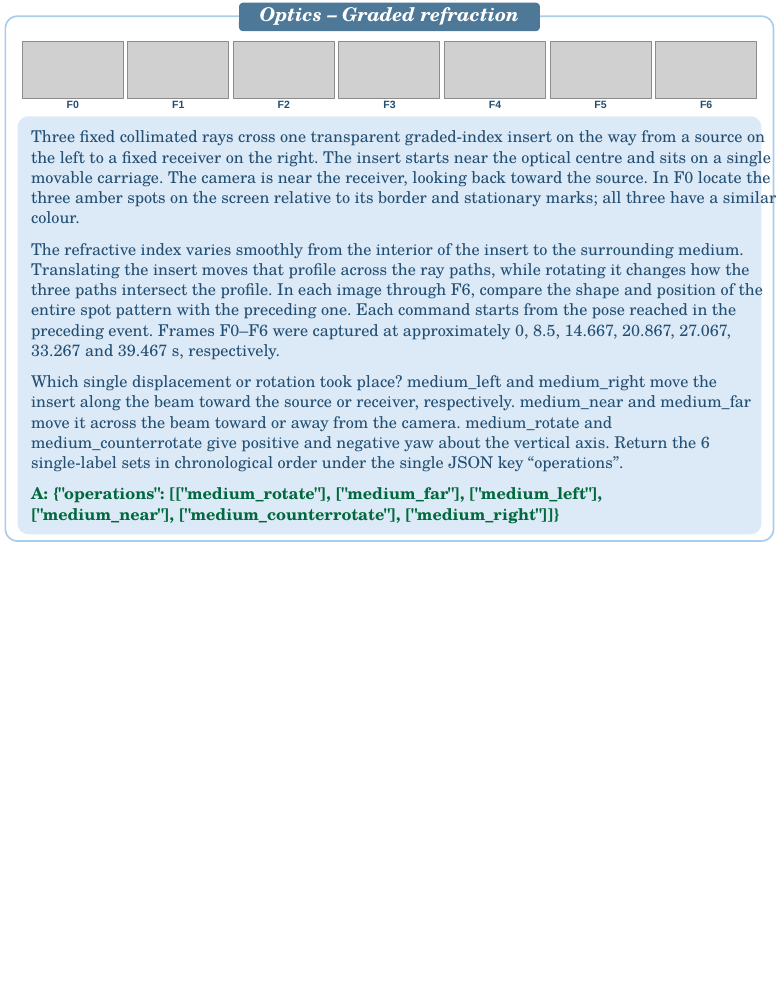
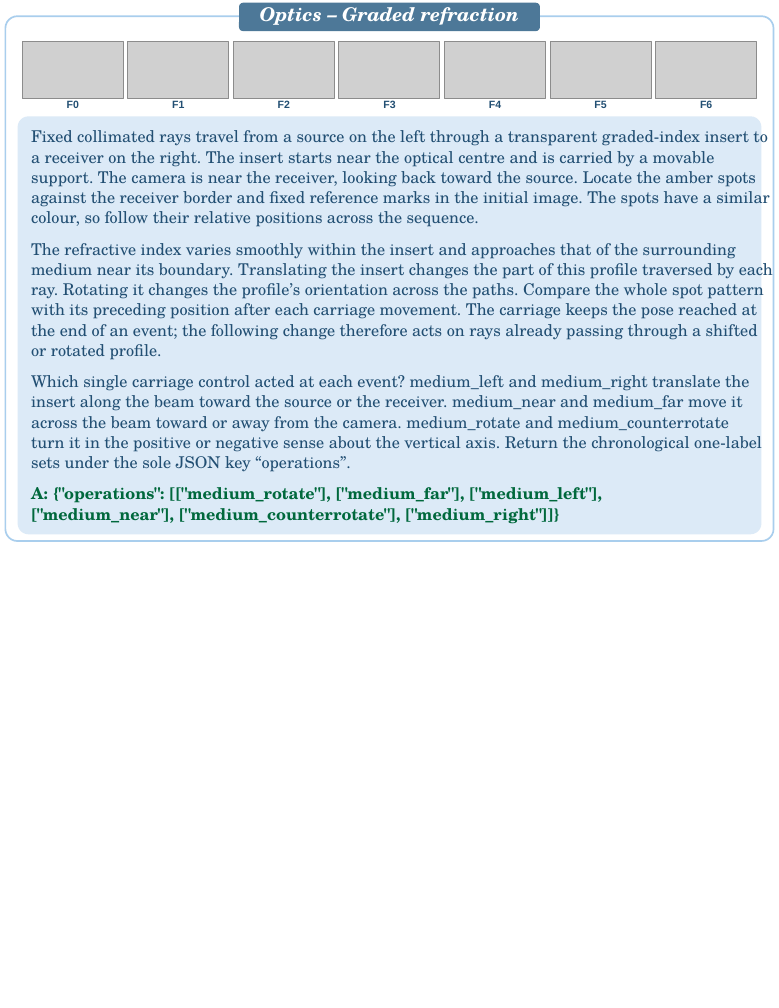
Before and after one commit to PIER-Lab/CaveBench, a slide deck: slide 19 of docs/assets/cases/CaveBench_Case_Studies.pptx. Drawn at 779x1008 pixels with LibreOffice and Linux fonts; fonts in the diff are those of the drawing; grey boxes stand for pictures. Boxes give left, top, right and bottom in pixels: in the first picture for what was removed or moved away, otherwise in the second. Text is boxed around its words. In the diff, an @@ line names an element or a change of style, - is before the commit and + after.

```diff
--- a/docs/assets/cases/CaveBench_Case_Studies.pptx
+++ b/docs/assets/cases/CaveBench_Case_Studies.pptx
@@ text at [31,130,769,227]: text changed @@
-Three fixed collimated rays cross one transparent graded-index insert on the way from a source on
-the left to a fixed receiver on the right. The insert starts near the optical centre and sits on a single
-movable carriage. The camera is near the receiver, looking back toward the source. In F0 locate the
-three amber spots on the screen relative to its border and stationary marks; all three have a similar
-colour.
+Fixed collimated rays travel from a source on the left through a transparent graded-index insert to
+a receiver on the right. The insert starts near the optical centre and is carried by a movable
+support. The camera is near the receiver, looking back toward the source. Locate the amber spots
+against the receiver border and fixed reference marks in the initial image. The spots have a similar
+colour, so follow their relative positions across the sequence.
@@ text at [31,243,763,360]: text changed @@
-The refractive index varies smoothly from the interior of the insert to the surrounding medium.
-Translating the insert moves that profile across the ray paths, while rotating it changes how the
-three paths intersect the profile. In each image through F6, compare the shape and position of the
-entire spot pattern with the preceding one. Each command starts from the pose reached in the
-preceding event. Frames F0–F6 were captured at approximately 0, 8.5, 14.667, 20.867, 27.067,
-33.267 and 39.467 s, respectively.
+The refractive index varies smoothly within the insert and approaches that of the surrounding
+medium near its boundary. Translating the insert changes the part of this profile traversed by each
+ray. Rotating it changes the profile’s orientation across the paths. Compare the whole spot pattern
+with its preceding position after each carriage movement. The carriage keeps the pose reached at
+the end of an event; the following change therefore acts on rays already passing through a shifted
+or rotated profile.
@@ text at [31,375,762,472]: text changed @@
-Which single displacement or rotation took place? medium_left and medium_right move the
-insert along the beam toward the source or receiver, respectively. medium_near and medium_far
-move it across the beam toward or away from the camera. medium_rotate and
-medium_counterrotate give positive and negative yaw about the vertical axis. Return the 6
-single-label sets in chronological order under the single JSON key “operations”.
+Which single carriage control acted at each event? medium_left and medium_right translate the
+insert along the beam toward the source or the receiver. medium_near and medium_far move it
+across the beam toward or away from the camera. medium_rotate and medium_counterrotate
+turn it in the positive or negative sense about the vertical axis. Return the chronological one-label
+sets under the sole JSON key “operations”.
```
Also in this commit, not shown: 19 other slides changed.
